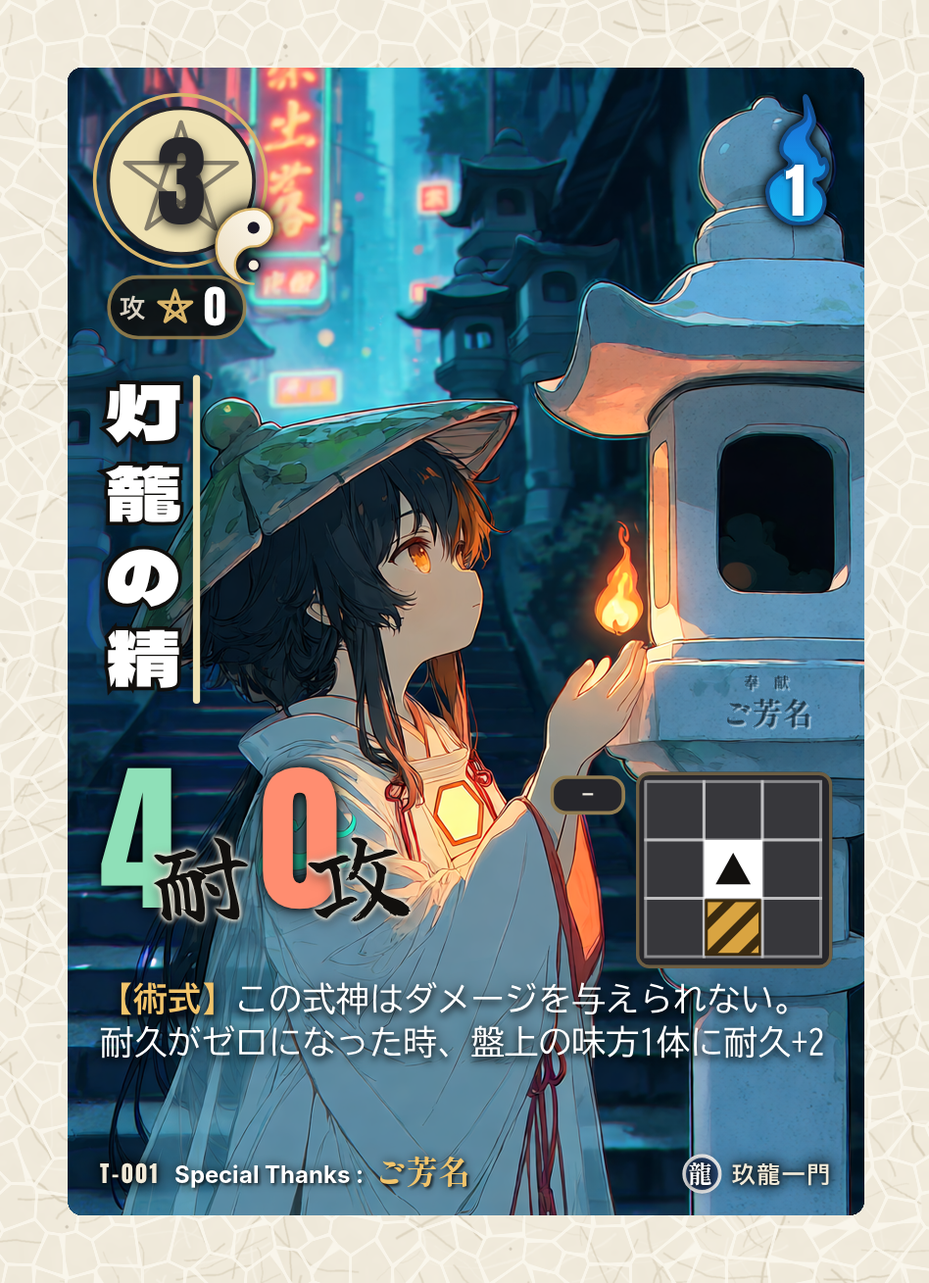
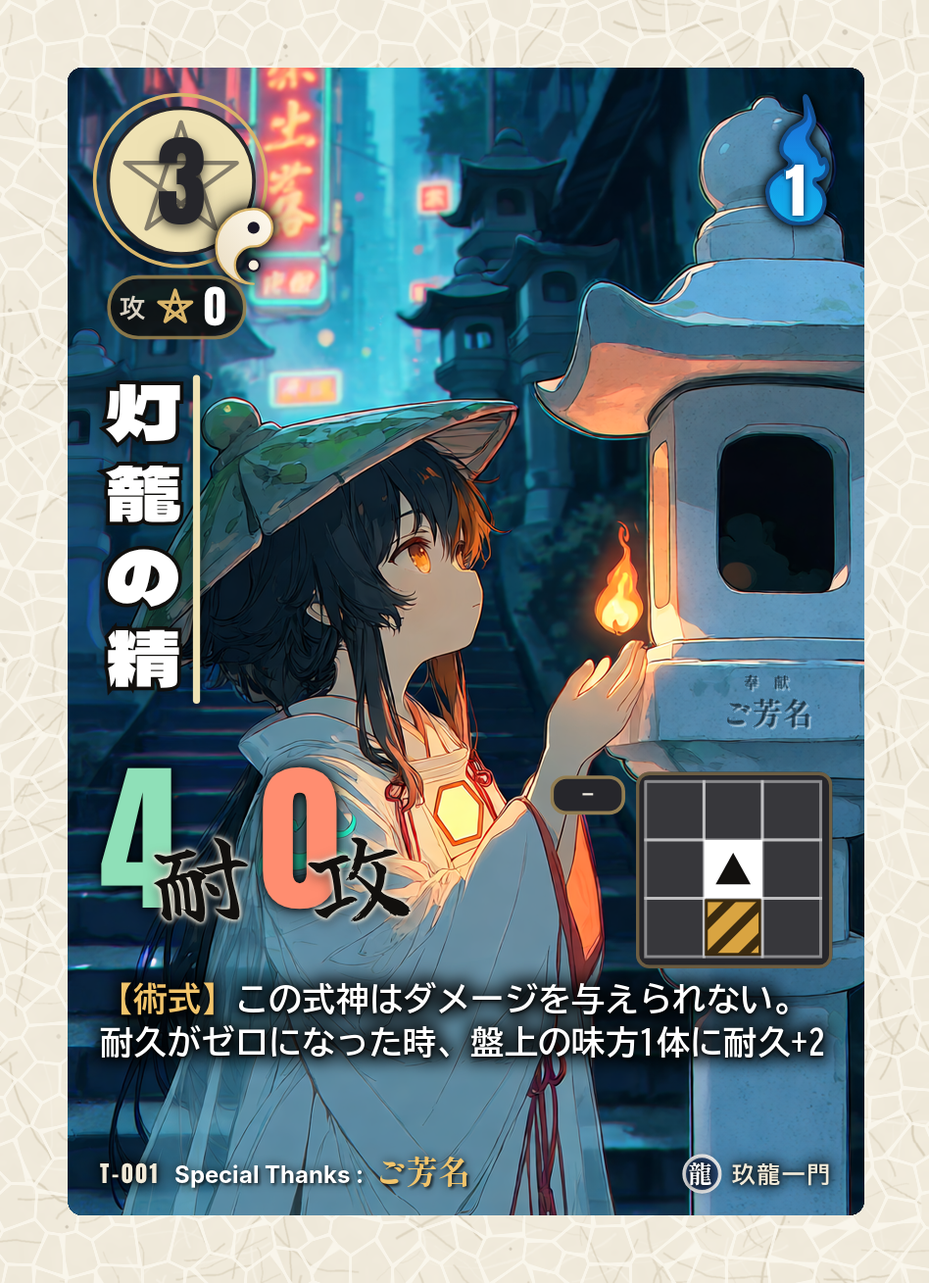
The second 929px x 1283px image is a revision of the first. Changes to its layers:
removed layer "11c_効果文_白文字(影なし)" over (99, 981, 824, 1059)
removed layer "11b_効果文の影_内側(0 1px 2px 黒90%)" (was 90%) over (92, 976, 831, 1070)
removed layer "11a_効果文の影_外側(0 0 4px 黒60%)" (was 60%) over (84, 965, 840, 1075)
added layer "11c_効果文_白文字_太字(影なし)" above "11b_効果文の影_内側(下に少し・黒95%)" over (99, 981, 825, 1058)
added layer "11b_効果文の影_内側(下に少し・黒95%)" (95%) above "11a_効果文の影_外側(広め・黒85%)" over (96, 978, 828, 1064)
added layer "11a_効果文の影_外側(広め・黒85%)" (85%) above "10_間合" over (81, 960, 843, 1078)
